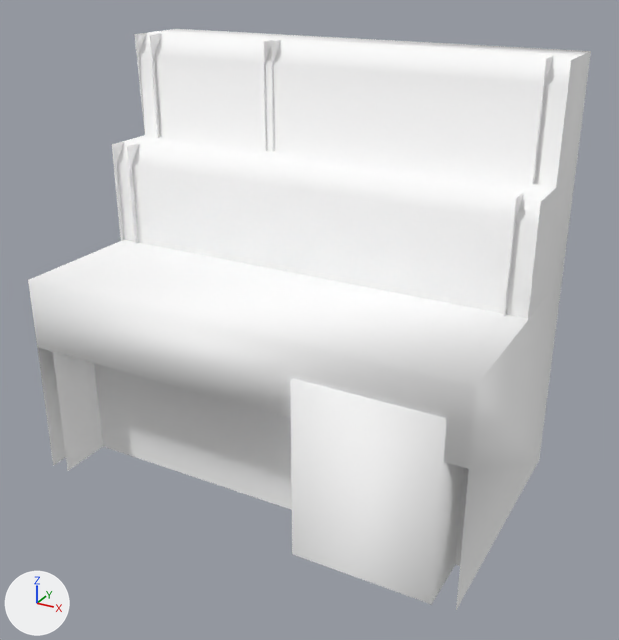
One commit to the glTF model public/3d/item/model__item__room.ofs_3375_0/3375imig17_02.gltf: the scene before it, then after it.
Before and after are seen from a camera (50 mm lens) standing at (1.38, -2.4, 1.81) and looking at (0.07, -0.03, 0.62). Arrows for +X, +Y and +Z are at lower left; the lights stay in place. The first picture is the older version.

Objects in the first picture: '3375imig17_02'.
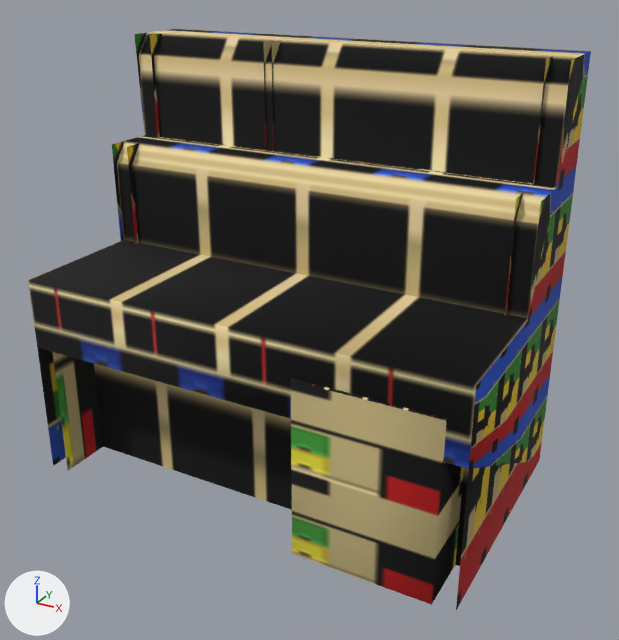
Where the change shows, as pixel boxes [x1, y1, x2, y2] in the pictures (619 x 640 px):
```json
{"object": "3375imig17_02", "change": "surface changed", "before": [28, 29, 591, 610], "after": [28, 29, 591, 610], "on screen": "darker"}
```

Scene script edits in JSON lines:
```json
{"op": "add", "block": "img_imig17_02_0", "code": ["img_imig17_02_0 = load_image('imig17_02_0', '_unpacked/imig17_02_0', 32, 64, 'sRGB')"]}
{"op": "add", "block": "img_imig17_02_2", "code": ["img_imig17_02_2 = load_image('imig17_02_2', '_unpacked/imig17_02_2', 32, 32, 'sRGB')"]}
{"op": "add", "block": "img_imig17_02_1", "code": ["img_imig17_02_1 = load_image('imig17_02_1', '_unpacked/imig17_02_1', 32, 32, 'sRGB')"]}
{"op": "remove", "block": "mat_imig17_02_1", "code": "mat_imig17_02_1.base_color = (1.0, 1.0, 1.0)  # white #ffffff"}
{"op": "add", "block": "mat_imig17_02_1", "code": "mat_imig17_02_1.texture = img_imig17_02_1"}
{"op": "remove", "block": "mat_imig17_02_2", "code": "mat_imig17_02_2.base_color = (1.0, 1.0, 1.0)  # white #ffffff"}
{"op": "add", "block": "mat_imig17_02_2", "code": "mat_imig17_02_2.texture = img_imig17_02_2"}
{"op": "remove", "block": "mat_imig17_02_0", "code": "mat_imig17_02_0.base_color = (1.0, 1.0, 1.0)  # white #ffffff"}
{"op": "add", "block": "mat_imig17_02_0", "code": "mat_imig17_02_0.texture = img_imig17_02_0"}
```
